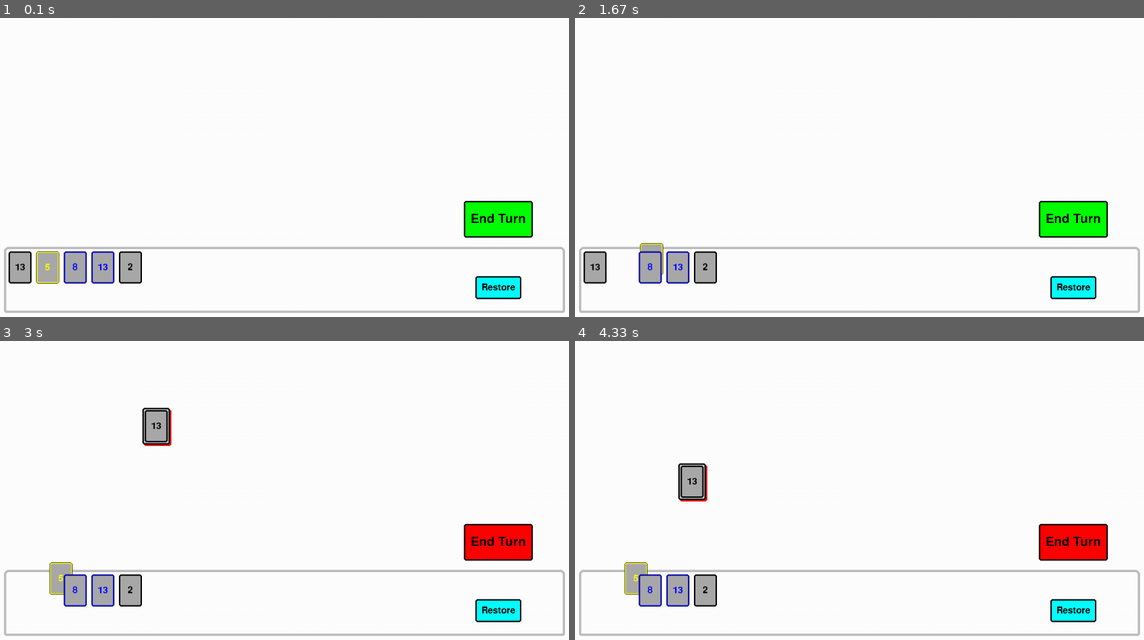
Above: before the commit, frames 1-4 (two rows, left to right).
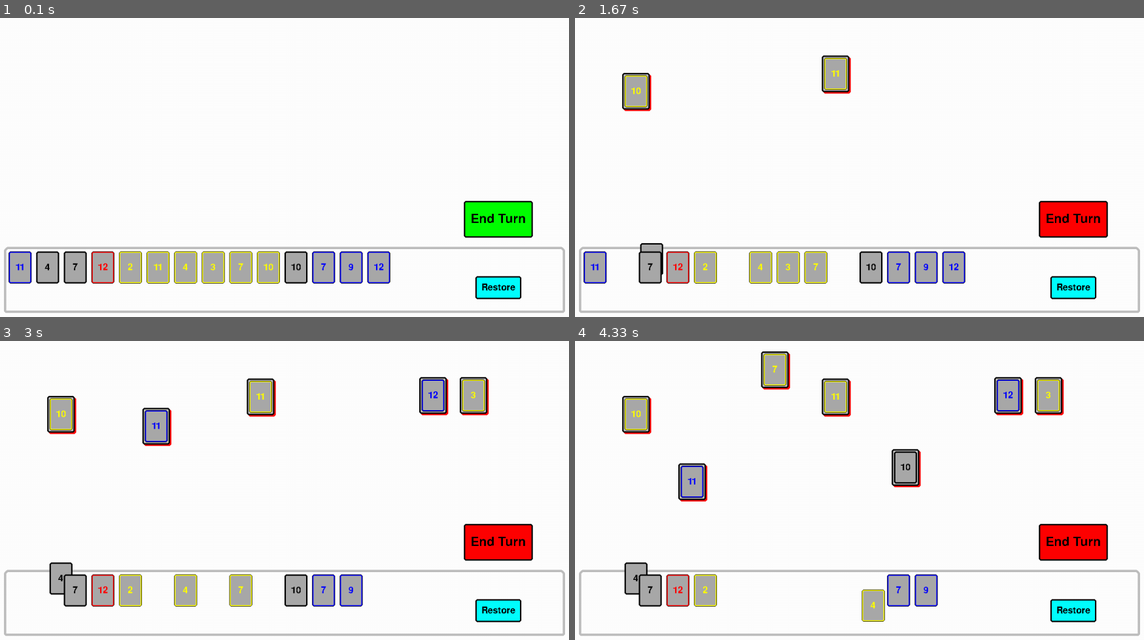
Above: after the commit, the same moments.

Repository: bOti234/rummikub_pygame
Game: pygame game, started from main.py
Same seed, same stepped clock (60 frames per second), same inputs: the game is played once before the commit and once after it.
Inputs (mouse positions are in pixels of both pictures, inside the frame that each line leads up to):
- Up to frame 1 (0.1 s): no input
- Up to frame 2 (1.67 s): press the mouse at (734, 266) at 0.37 s; move the mouse to (785, 170) at 0.47 s; release the mouse at (836, 74) at 0.6 s; press the mouse at (620, 266) at 0.7 s; move the mouse to (637, 263) at 0.8 s; release the mouse at (648, 260) at 0.93 s; press the mouse at (842, 266) at 1.03 s; move the mouse to (899, 191) at 1.13 s; release the mouse at (950, 116) at 1.27 s; press the mouse at (950, 116) at 1.37 s; move the mouse to (796, 104) at 1.47 s; release the mouse at (637, 89) at 1.6 s
- Up to frame 3 (3 s): press the mouse at (210, 589) at 1.7 s; move the mouse to (341, 493) at 1.8 s; release the mouse at (472, 394) at 1.93 s; press the mouse at (73, 583) at 2.03 s; move the mouse to (68, 580) at 2.13 s; release the mouse at (62, 577) at 2.27 s; press the mouse at (17, 589) at 2.37 s; move the mouse to (85, 508) at 2.47 s; release the mouse at (153, 424) at 2.6 s; press the mouse at (381, 589) at 2.7 s; move the mouse to (403, 493) at 2.8 s; release the mouse at (432, 394) at 2.93 s
- Up to frame 4 (4.33 s): press the mouse at (870, 589) at 3.03 s; move the mouse to (887, 529) at 3.13 s; release the mouse at (905, 466) at 3.27 s; press the mouse at (728, 424) at 3.37 s; move the mouse to (711, 454) at 3.47 s; release the mouse at (694, 481) at 3.6 s; press the mouse at (762, 589) at 3.7 s; move the mouse to (813, 598) at 3.8 s; release the mouse at (870, 604) at 3.93 s; press the mouse at (813, 589) at 4.03 s; move the mouse to (796, 478) at 4.13 s; release the mouse at (774, 370) at 4.27 s

The runs differ from the first frame. In frame 1, 4.6% of the frame differs, in the area x 1-69%, y 77-89%; in frame 2, 6.2%, in the area x 1-94%, y 12-89%; in frame 3, 5.4%; in frame 4, 5.8%.

Commit message:
Update v1.0.1 -Added a simple CPU algorithm -Fixed some minor issues -Added row realigning if they are out of picture (needs adjustment)

Diff:
--- a/classes/board.py
+++ b/classes/board.py
@@ -1,5 +1,6 @@
 from typing import List, Dict, Tuple, Union, Type
 from pygame import sprite, Rect, Vector2
+import random
 from .card import Card
 from .player import Player
 from .row import Row
@@ -78,3 +79,19 @@
     def delete_row(self, row: Row) -> None:
         if row in self.rows:
             self.rows.remove(row)
+
+    def move_rows_inside(self, screen_width: int, screen_height: int) -> None:
+        for row in self.rows:
+            if row.rect.x > 50 and row.rect.y > 50 and row.rect.x + row.rect.width < screen_width - 50 and row.rect.y + row.rect.height < screen_height * 3 / 4 - 40:
+                continue
+            all_rects = [r.rect for r in self.rows]
+            done = False
+            for x in range(51, round(screen_width - 50 - row.rect.width), row.rect.width):  # O(n^2) :)))))))))))))))
+                for y in range(51, round(screen_height * 3 / 4 - 39 - row.rect.height), row.rect.height):
+                    if not Rect.collidelistall(Rect(x, y, row.rect.width, row.rect.height), all_rects):
+                        row.rect.x = x
+                        row.rect.y = y
+                        done = True
+                        break
+                if done:
+                    break
--- a/classes/card.py
+++ b/classes/card.py
@@ -22,7 +22,7 @@
         self.is_joker: bool = is_joker
         if self.is_joker:
             self.valid: bool = True
-            self.colour: str = "black"
+            self.colour: str = "white"
             self.number: int = 0
         else:
             self.valid: bool = self.validate_card(colour, number)
@@ -81,7 +81,7 @@
     def unmask(self) -> None:
         if not self.is_joker:
             raise CardError.JokerError()
-        self.colour = "black"
+        self.colour = "white"
         self.number = 0
 
     def return_to_hand(self) -> None:
--- /dev/null
+++ b/classes/cpu.py
@@ -0,0 +1,95 @@
+from typing import List, Dict, Tuple, Union, Type
+import random
+import commons.enum as Commons
+from pygame import sprite, Vector2
+from .board import Board
+from .card import Card
+from .player import Player
+from .row import Row
+
+class CPU(Player):
+    counter = 0
+    def __init__(self) -> None:
+        super().__init__("CPU"+str(self.counter), True)
+        self.id: int = self.counter
+        CPU.counter += 1
+
+        self.available_cards: sprite.Group[Card] = self.cards
+
+    def get_available_cards(self, cards: sprite.Group) -> sprite.Group:
+        self.available_cards = sprite.Group(self.cards.sprites() + cards.sprites())
+        return self.available_cards
+
+    def simple_addition(self, board: Board) -> List[Tuple[Row, Card, int]]:
+        played_cards: List[Tuple[Row, Card, int]] = []
+        for card in self.cards:
+            possible_rows = [row for row in board.rows if
+                             (card.number not in row.numbers and card.colour in row.colours and row.type == Commons.ROWTYPES.NUMBER.value) or
+                             (card.number in row.numbers and card.colour not in row.colours and row.type == Commons.ROWTYPES.COLOUR.value)
+                            ]
+            for row in possible_rows:
+                idx = 0
+                if len(row.cards) == 0:
+                    continue
+                if row.type == Commons.ROWTYPES.NUMBER.value:
+                    while idx < len(row.cards) and card.number > row.cards[idx].number:
+                        idx += 1
+                if not row.validate_if_added(card, idx):
+                    continue
+                played_cards.append((row, card, idx))
+        for triplet in played_cards:
+            row, card, idx = triplet
+            card.get_played()
+            row.add_card(card, idx)
+            board.add_card(card)
+            self.available_cards.remove(card)
+            self.cards.remove(card)
+        return played_cards
+
+    def find_30(self, board: Board) -> List[Tuple[Row, Card, int]]:
+        played_cards: List[Tuple[Row, Card, int]] = []
+        colours = [card.colour for card in self.cards]
+        numbers = [card.number for card in self.cards]
+        possible_colours = [colour for colour in set(colours) if colour != "white" and colours.count(colour) + colours.count("white") >= 3]
+        possible_numbers = [number for number in set(numbers) if number != 0 and numbers.count(number) + numbers.count(0) >= 3]
+        for card in self.cards:
+            played_only_cards = [triplet[1] for triplet in played_cards]
+            if card in played_only_cards:
+                continue
+            if card.number not in possible_numbers and card.colour not in possible_colours:
+                continue
+            elif card.number in possible_numbers:   # card can be added to a colour row
+                considered_cards = [other for other in self.cards if (other.number == card.number or other.number == 0) and other not in played_only_cards]
+                considered_cards_colours = [other.colour for other in self.cards]
+                if (len(set(considered_cards_colours)) > 1 and considered_cards_colours.count("white") == 0) or (len(set(considered_cards_colours)) > 2):
+                    continue
+                if len(considered_cards) < 3:   # This list also has the card we are currently looking at
+                    continue
+                row = Row(considered_cards, Vector2(card.rect.x, card.rect.y))
+                if not row.validate_row():
+                    continue
+                for c in considered_cards:
+                    played_cards.append((row, c, row.cards.index(c)))
+            else:   # card can be added to a number row
+                considered_cards = [other for other in self.cards if (other.colour == card.colour or other.colour == "white") and other not in played_only_cards]
+                if len(considered_cards) < 3:
+                    continue
+                considered_cards.sort(key = lambda c: c.number)
+                row = Row(considered_cards, Vector2(card.rect.x, card.rect.y))
+                if not row.validate_row():
+                    continue
+                for c in considered_cards:
+                    played_cards.append((row, c, row.cards.index(c)))
+
+        if sum(triplet[1].number for triplet in played_cards) < 30:
+            return []
+
+        for triplet in played_cards:
+            row, card, idx = triplet
+            card.get_played()
+            if row not in board.rows:
+                board.add_row(row)
+            self.available_cards.remove(card)
+            self.cards.remove(card)
+
+        return played_cards
--- a/classes/game.py
+++ b/classes/game.py
@@ -6,6 +6,7 @@
 from .board import Board
 from .button import Button
 from .card import Card
+from .cpu import CPU
 from .player import Player
 from .row import Row
 from.settings import Settings
@@ -14,7 +15,7 @@
 class Game():
     singleton_instance = None
 
-    def __init__(self, players: List[Player], gamemode: str, screen_width: int, screen_height: int):
+    def __init__(self, players: List[Union[Player, CPU]], gamemode: str, screen_width: int, screen_height: int):
         self.settings: Settings = Settings(
 			fps = 60,
             gamemode = gamemode,
@@ -23,9 +24,10 @@
 			game_size = 40
 			)
 
-        self.players: List[Player] = players
-        self.winners: List[Player] = []
-        self.current_player: Player = None
+        self.players: List[Union[Player, CPU]] = players
+        self.winners: List[Union[Player, CPU]] = []
+        self.previous_player_idx: int = None
+        self.current_player: Union[Player, CPU] = None
         self.this_round_played_cards: sprite.Group[Card] = None
         self.this_round_returned_cards: sprite.Group[Card] = None
         self.deck: sprite.Group[Card] = self.generate_deck()
@@ -58,11 +60,10 @@
                 card1 = Card(colour, number, False, Commons.LOCATIONS.DECK.value)
                 card2 = Card(colour, number, False, Commons.LOCATIONS.DECK.value)
                 deck.add([card1, card2])
-        for _ in range(10):
-            deck.add([
-                Card("black", 0, True, Commons.LOCATIONS.DECK.value),     # "black" and 1 gets replaced by None
-                Card("black", 0, True, Commons.LOCATIONS.DECK.value),
-            ])
+        deck.add([
+            Card("white", 0, True, Commons.LOCATIONS.DECK.value),     # "black" and 1 gets replaced by None
+            Card("white", 0, True, Commons.LOCATIONS.DECK.value),
+        ])
         return deck
 
     def generate_buttons(self) -> sprite.Group:
@@ -96,7 +97,7 @@
     def start(self):
         self.show_buttons(Commons.BUTTONTYPES.INGAME_BUTTONS.value)
         for player in self.players:
-            self.deck = player.game_start(self.deck)
+            self.deck = player.game_start(self.deck, 14)
             player.align_hand(self.settings.screen_height)
         self.current_player = random.choice(self.players)
         self.this_round_played_cards = sprite.Group()
@@ -104,7 +105,10 @@
         self.start_turn()
 
     def next_turn(self) -> None:
-        player_id = self.players.index(self.current_player)
+        if self.current_player is None and self.previous_player_idx:
+            player_id = self.previous_player_idx - 2 if len(self.players) >= self.previous_player_idx - 1 else self.previous_player_idx - 1
+        else:
+            player_id = self.players.index(self.current_player)
         next_player_id = 0 if player_id + 1 >= len(self.players) else player_id + 1
         self.current_player = self.players[next_player_id]
         self.this_round_played_cards = sprite.Group()
@@ -120,9 +124,34 @@
         else:
             self.turn_in_progress()
 
+    def end_turn(self) -> None:
+        if len(self.current_player.cards) == 0:
+            self.winners.append(self.current_player)
+            self.previous_player_idx = self.players.index(self.current_player)
+            self.players.remove(self.current_player)
+            self.current_player = None
+            if len(self.players) == 0:
+                return self.end_game()
+        elif len(self.this_round_played_cards) == 0 and len(self.this_round_returned_cards) == 0:
+            self.deck = self.current_player.draw_card(self.deck)
+        if self.current_player and not self.current_player.has_played_30:
+            self.current_player.has_played_30 = True
+        self.next_turn()
+
+    def end_game(self) -> None:
+        print("Winners are:\n")
+        for n in range(1, len(self.winners) + 1):
+            print(str(n)+". "+self.winners[n].name)
+        pygame.quit()
+
     def calculate_cpu_turn(self) -> None:
-        # Calculations here :)
-        self.end_turn()
+        if isinstance(self.current_player, CPU):
+            played_cards = self.current_player.simple_addition(self.board) if self.current_player.has_played_30 else self.current_player.find_30(self.board)
+            for triplet in played_cards:
+                row, card, idx = triplet
+                self.play_card(card)
+            self.board.move_rows_inside(self.settings.screen_width, self.settings.screen_height)
+            self.end_turn()
 
     def turn_in_progress(self) -> None:
         while True:
@@ -150,24 +179,6 @@
             self.dt = self.clock.tick(self.settings.fps) / 1000 # self.dt is delta time in seconds since last frame
             self.time += self.dt
              # Call end_turn() at one point
-
-    def end_turn(self) -> None:
-        if len(self.current_player.cards) == 0:
-            self.winners.append(self.current_player)
-            self.players.remove(self.current_player)
-            if len(self.players) == 0:
-                return self.end_game()
-        elif len(self.this_round_played_cards) == 0 and len(self.this_round_returned_cards) == 0:
-            self.deck = self.current_player.draw_card(self.deck)
-        if not self.current_player.has_played_30:
-            self.current_player.has_played_30 = True
-        self.next_turn()
-
-    def end_game(self) -> None:
-        print("Winners are:\n")
-        for n in range(1, len(self.winners) + 1):
-            print(str(n)+". "+self.winners[n].name)
-        pygame.quit()
 
     def show_buttons(self, buttontypes: List[int]) -> None:
         for button in self.buttons:
--- a/classes/player.py
+++ b/classes/player.py
@@ -53,8 +53,8 @@
             card.rect.x = 40 + n * (10 + card.rect.width)
             card.rect.y = screen_height * 3 / 4 + 10
 
-    def game_start(self, deck: sprite.Group) -> sprite.Group:
-        for _ in range(5):
+    def game_start(self, deck: sprite.Group, starting_cards_number: int = 14) -> sprite.Group:
+        for _ in range(starting_cards_number):
             card: Card = random.choice(deck.sprites())
             self.cards.add(card)
             card.get_drawn()
--- a/classes/row.py
+++ b/classes/row.py
@@ -16,6 +16,8 @@
 
         self.position: Vector2 = position
         self.valid: bool = self.validate_row(cards)
+        self.colours: List[str] = []
+        self.numbers: List[int] = []
         self.type: Union[int, None] = self.get_row_type(cards)
         self.cards: List[Card] = cards
         self.rect: Rect = self.calculate_rect(self.position.x, self.position.y)
@@ -81,9 +83,12 @@
             return False
         try:
             self.set_jokers(cards)
-        except RowError as e:
-            print(e)
-            return False
+        except Exception as e:
+            if isinstance(e, RowError):
+                print(e)
+                return False
+            raise e
+        self.set_type(cards)
         colours_list = [card.colour for card in cards if not card.is_hover_outline_card]
         numbers_list = [card.number for card in cards if not card.is_hover_outline_card]
         if len(set(colours_list)) > 4:
@@ -132,7 +137,11 @@
                 card.mimic(available_colours[0], not_jokers[0].number)
                 available_colours.pop(0)
 
-
+    def validate_if_added(self, card: Card, idx: int) -> bool:
+        self.add_card(card, idx)
+        valid = self.validate_row()
+        self.remove_card(card)
+        return valid
 
     def set_valid(self, valid: bool = False) -> None:
         self.valid = valid
@@ -148,14 +157,22 @@
     def calculate_rect(self, x: float, y: float) -> Rect:
         return Rect(x, y, sum(card.rect.width for card in self.cards) + (len(self.cards) - 1) * 10, max(card.rect.height for card in self.cards))
 
+    def set_colours_and_numbers(self, cards: List[Card]) -> None:
+        self.colours = [card.colour for card in cards]
+        self.numbers = [card.number for card in cards]
+
     def get_row_type(self, cards: List[Card]) -> Union[int, None]:
-        colours_list = [card.colour for card in cards]
-        numbers_list = [card.number for card in cards]
-        if len(set(colours_list)) == 1:     # number type
+        cards = cards if cards else self.cards
+        self.set_colours_and_numbers(cards)
+        if len(set(self.colours)) == 1:     # number type
             return Commons.ROWTYPES.NUMBER.value
-        elif len(set(numbers_list)) == 1:   # colour type
+        elif len(set(self.numbers)) == 1:   # colour type
             return Commons.ROWTYPES.COLOUR.value
         return None
+
+    def set_type(self, cards: List[Card]) -> None:
+        cards = cards if cards else self.cards
+        self.type = self.get_row_type(cards)
 
     def set_moving(self, moving: bool) -> None:
         self.moving = moving
--- a/main.py
+++ b/main.py
@@ -1,15 +1,16 @@
 import screeninfo
 from typing import List, Dict, Tuple, Union, Type
 from classes.game import Game
+from classes.cpu import CPU
 from classes.player import Player
 
 
 if __name__ == "__main__":
-    players: List[Player] = [
+    players: List[Union[Player, CPU]] = [
         Player("player 1", False),
-        Player("player 2", True),
-        Player("player 3", True),
-        Player("player 4", True),
+        CPU(),
+        CPU(),
+        CPU(),
     ]
     g = Game(
         players,
Not shown, changed: TODO.md
